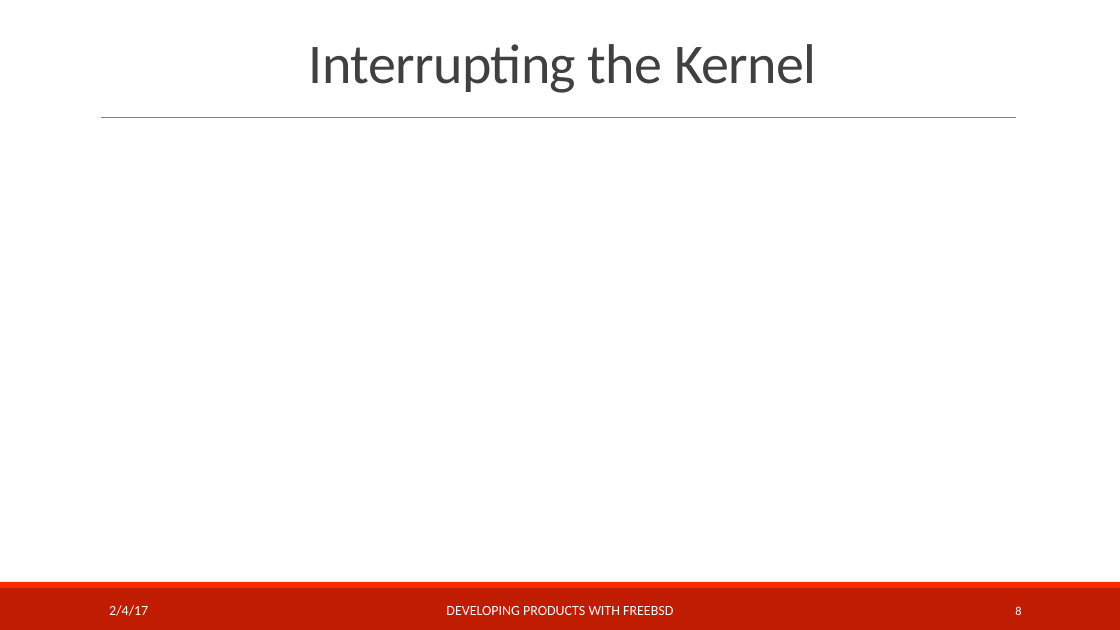
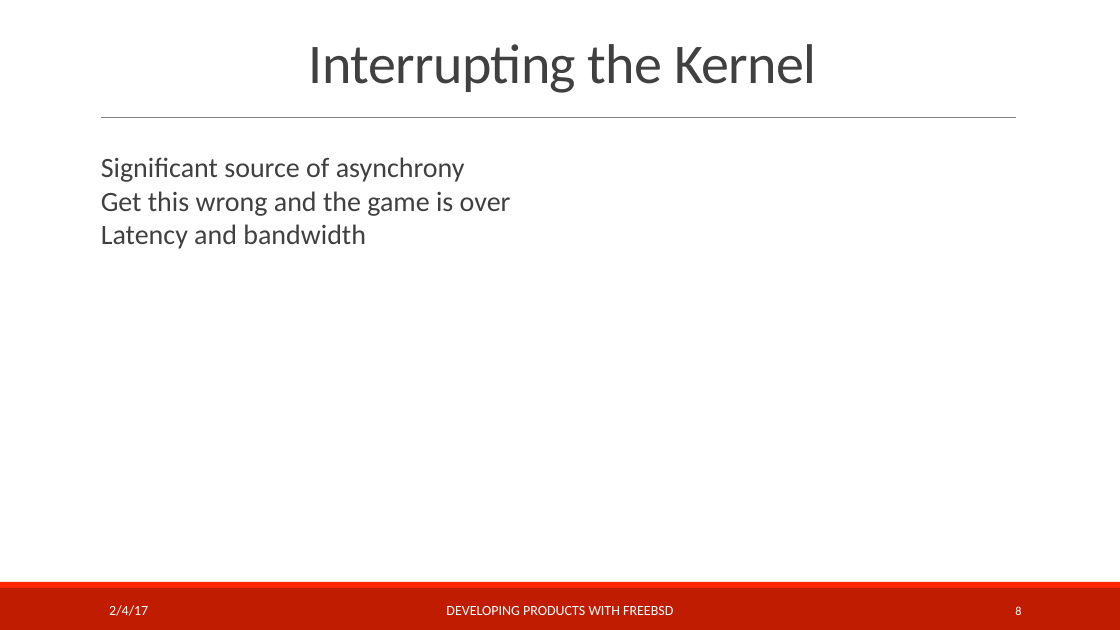
Before and after one commit to teachbsd/course, a slide deck: slide 8 of undergraduate/lectures/devices.pptx. Drawn at 1120x630 pixels with LibreOffice and Linux fonts; fonts in the diff are those of the drawing; background and template pictures are left out. Boxes give left, top, right and bottom in pixels: in the first picture for what was removed or moved away, otherwise in the second. Text is boxed around its words. In the diff, an @@ line names an element or a change of style, - is before the commit and + after.

```diff
--- a/undergraduate/lectures/devices.pptx
+++ b/undergraduate/lectures/devices.pptx
@@ text added at (101,157,511,249), 24 pt, text #404040 @@
+Significant source of asynchrony
+Get this wrong and the game is over
+Latency and bandwidth
```
Also in this commit, not shown: 4 slides added.
